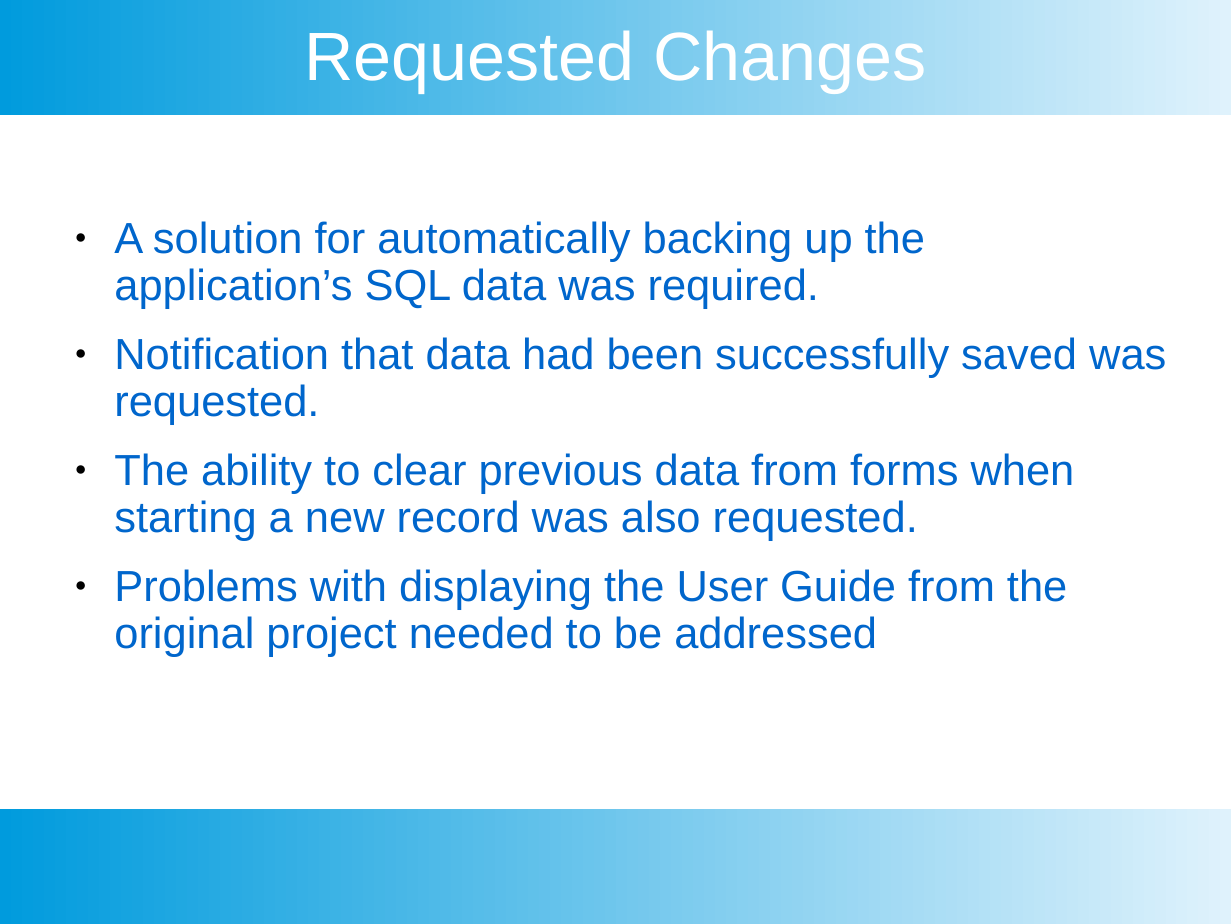
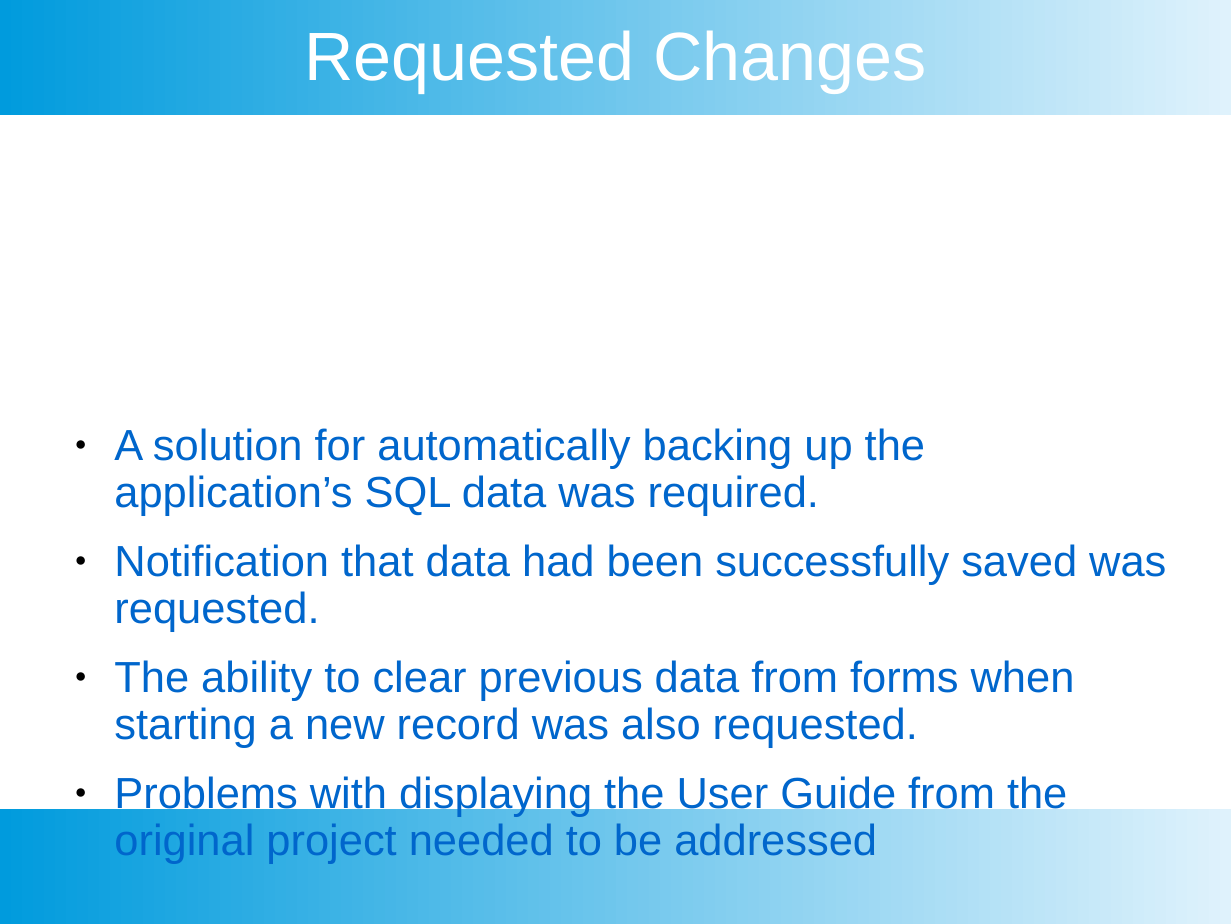
Before and after one commit to Dowens00/veteransmuseum, a slide deck: slide 3 of MiscFiles/Final Presentation V2.pptx. Drawn at 1232x924 pixels with LibreOffice and Linux fonts; fonts in the diff are those of the drawing. Boxes give left, top, right and bottom in pixels: in the first picture for what was removed or moved away, otherwise in the second. Text is boxed around its words. In the diff, an @@ line names an element or a change of style, - is before the commit and + after.

```diff
--- a/MiscFiles/Final Presentation V2.pptx
+++ b/MiscFiles/Final Presentation V2.pptx
@@ text "A solution for automatically backing ..." moved from (x1=114, y1=221, x2=1166, y2=657) to (x1=114, y1=428, x2=1166, y2=864) @@
```
Also in this commit, not shown: 1 other file.
